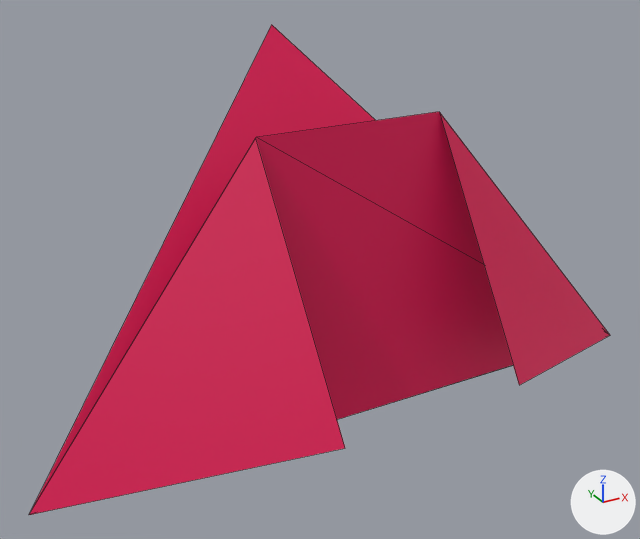
The glTF model static/letter.glb: old version first, new version second.
Both versions are drawn from a 50 mm camera at (-0.794, -1.297, 0.685) aimed at (-0.055, 0.046, 0.013). The axes (+X, +Y, +Z) are drawn at lower right. The lights are the same throughout. Mesh edges are drawn as thin lines. Where no turn or scale is listed for an object, it has been applied to the vertices.

The older version as bpy lines, for what is in view:
```python
mat_color = principled_material('color')
mat_color.base_color = (0.8, 0.0, 0.0918)  # pink #e70055
me_plane_001 = bpy.data.meshes.new('Plane.001')
me_plane_001.from_pydata([(-0.311, -0.005, -0.25), (0.188, -0.166, -0.19), (0.149, 0.073, 0.298)], [], [(0, 1, 2)])
me_plane_001.materials.append(mat_color)  # pink #e70055
me_plane_003 = bpy.data.meshes.new('Plane.003')
me_plane_003.from_pydata([(-0.643, -0.196, -0.34), (0.643, -0.196, -0.34), (0.001, 0.196, 0.34)], [], [(2, 0, 1)])
me_plane_003.materials.append(mat_color)  # pink #e70055
me_plane_004 = bpy.data.meshes.new('Plane.004')
me_plane_004.from_pydata([(-0.643, -0.039, -0.274), (0.643, -0.039, -0.274), (0.19, 0.039, 0.274), (-0.184, 0.039, 0.274)], [], [(3, 0, 1), (3, 1, 2)])
me_plane_004.materials.append(mat_color)  # pink #e70055
me_plane_005 = bpy.data.meshes.new('Plane.005')
me_plane_005.from_pydata([(-0.23, 0.073, 0.299), (-0.208, -0.187, -0.159), (0.222, -0.005, -0.25)], [], [(0, 1, 2)])
me_plane_005.materials.append(mat_color)  # pink #e70055
ob_plane = bpy.data.objects.new('Plane', me_plane_003)
ob_plane.location = (-0.004, 0.144, 0.082)
ob_plane_001 = bpy.data.objects.new('Plane.001', me_plane_004)
ob_plane_001.location = (-0.004, -0.014, 0.017)
ob_plane_002 = bpy.data.objects.new('Plane.002', me_plane_005)
ob_plane_002.location = (0.417, -0.048, -0.008)
ob_plane_003 = bpy.data.objects.new('Plane.003', me_plane_001)
ob_plane_003.location = (-0.337, -0.048, -0.008)
```
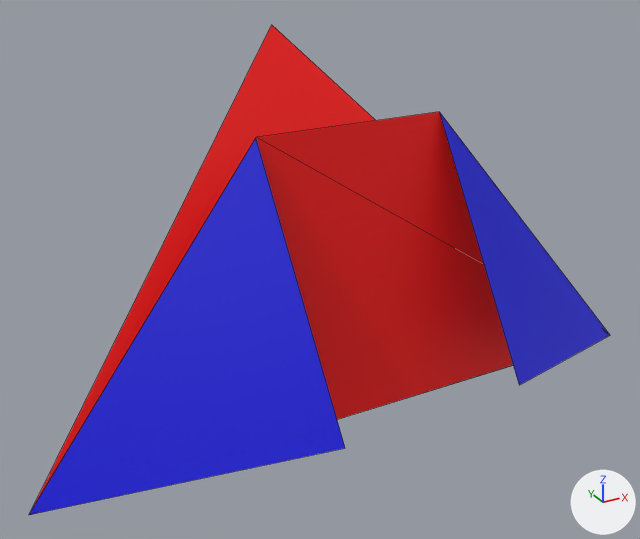
Boxes (x1, y1, x2, y2) around the edits, measured in the pictures (640 x 539 px):
'Plane.003', recoloured (pink to blue)
    both: (29, 138, 345, 515)
'Plane.001', recoloured (pink to red)
    both: (256, 112, 513, 419)
'Plane', recoloured (pink to red)
    both: (31, 25, 509, 511)
'Plane.002', recoloured (red to blue)
    both: (440, 113, 610, 385)

Edits to the bpy script that builds the scene:
```text
Change mat_color:
    mat_color.base_color: (0.8, 0.0, 0.0918) -> (1.0, 0.0, 0.0)  # pink #e70055 -> red #ff0000
Add mat_material:
    mat_material = principled_material('Material')
    mat_material.base_color = (0.0, 0.0, 0.8)  # blue #0000e7
Change me_plane_005:
    where me_plane_005.from_pydata(...)  # 3 vertices, 1 face; spans x -0.23..0.222, y -0.187..0.073, z -0.25..0.299
    remove me_plane_005.materials.append(mat_color)  # pink #e70055
    add me_plane_005.materials.append(mat_material)  # blue #0000e7
Change me_plane_001:
    where me_plane_001.from_pydata(...)  # 3 vertices, 1 face; spans x -0.311..0.188, y -0.166..0.073, z -0.25..0.298
    remove me_plane_001.materials.append(mat_color)  # pink #e70055
    add me_plane_001.materials.append(mat_material)  # blue #0000e7
```
